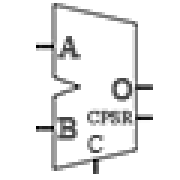
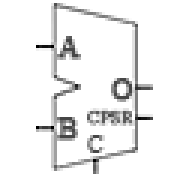
The second w=180, h=180 image is a revision of the first. Changes to its layers:
painted on "Layer 1", masked it over (36, 3, 153, 174)
hid "Background" over (36, 3, 153, 174)
